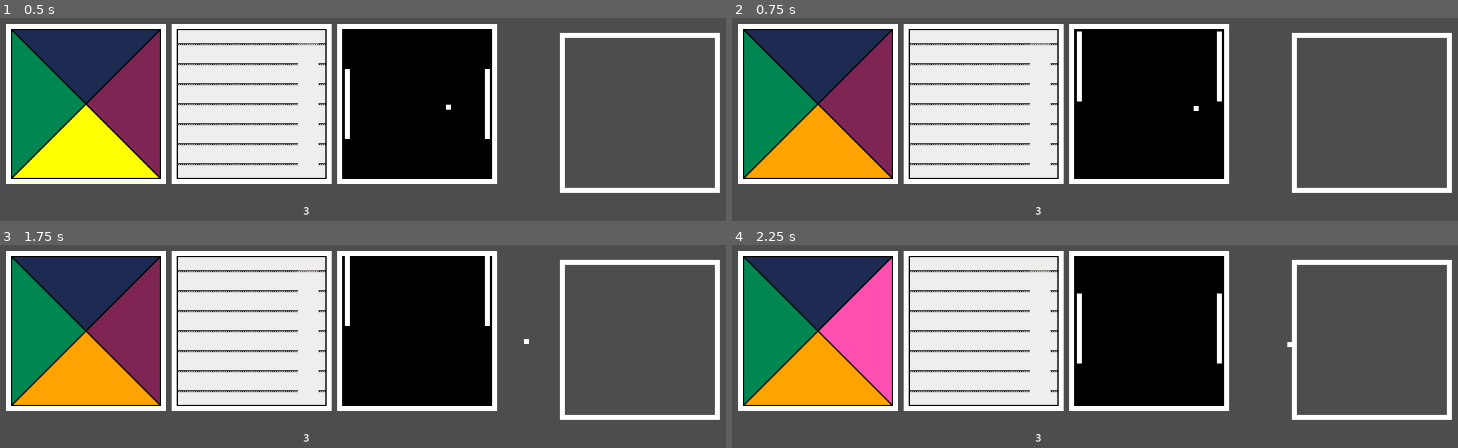
Above: before the commit, frames 1-4 (two rows, left to right).
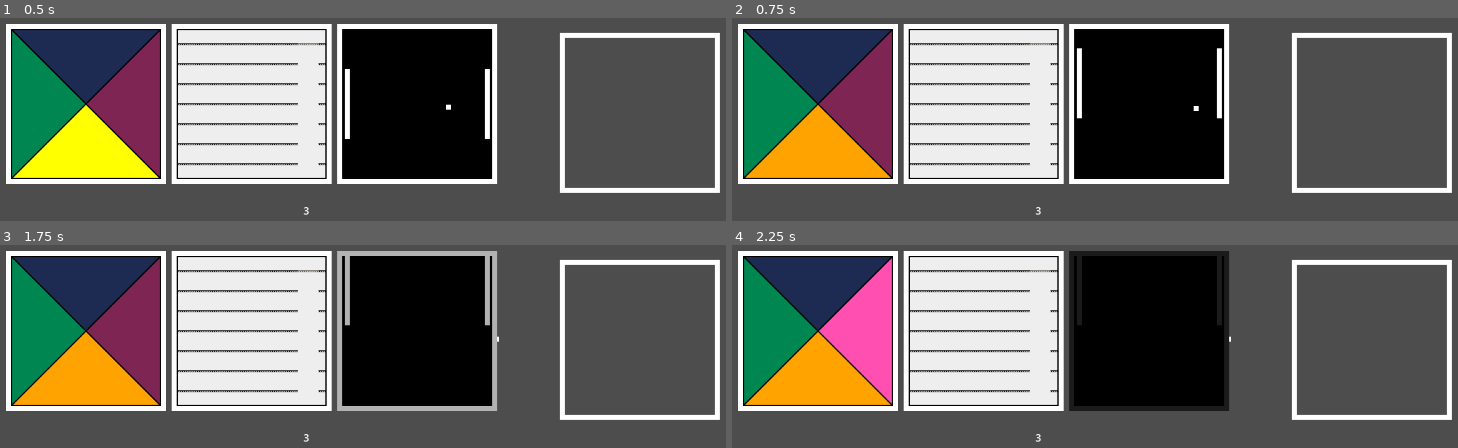
Above: after the commit, the same moments.

Repository: rikhall1515/2k24_gamejam
Game: Godot game, scene res://Nodes/Levels/game_engine.tscn
The game is run twice, just before and just after one commit, with the same random seed, the same clock (stepped at 60 frames per second) and the same inputs.
Inputs (mouse positions are in pixels of both pictures, inside the frame that each line leads up to):
- Up to frame 1 (0.5 s): no input
- Up to frame 2 (0.75 s): move the mouse to (819, 103) at 0.52 s; hold Up (Up) from 0.53 s (still down); click (819, 103) at 0.67 s
- Up to frame 3 (1.75 s): keep holding Up (Up); click (87, 330) at 1.42 s
- Up to frame 4 (2.25 s): tap Enter at 2 s; release Up (Up) at 2.03 s; hold Down (Down) from 2.03 s (still down); click (819, 330) at 2.17 s

Frame 1 is identical in both runs. In frame 2, 0.2% of the frame differs, in the area x 47-68%, y 6-50%; in frame 3, 2.6%; in frame 4, 2.8%, in the area x 46-78%, y 2-82%.

Commit message:
Added sound effects to both pong and simonsays

Diff:
--- a/Nodes/Minigames/Ball.gd
+++ b/Nodes/Minigames/Ball.gd
@@ -1,12 +1,16 @@
 extends CharacterBody2D
 
-@export var cooldownTime = 30
+@export var cooldownTime = 29
 @export var Basespeed = Vector2(100.0, 10.0)
 @export var speedMultiplier = 1
-@export var Difficulty = 1
-var maxDifficulty = 4
 
-var speed
+
+var speed: Vector2
+var paused: bool = false
+
+signal gameFail()
+signal pauseGame()
+signal resumeGame()
 
 func _ready():
 	velocity = Vector2(1, 1)
@@ -14,11 +18,17 @@
 
 func _physics_process(delta):
 
+	if(paused):
+		return
+
 	var collision = move_and_collide(velocity * speed * delta)
 	if collision:
 		velocity = velocity.bounce(collision.get_normal())
 		if (collision.get_normal().y == 0):
 			speed = randomizeY()
+			$HeavyHit.play()
+		else:
+			$LightHit.play()
 		print(collision.get_normal())
 
 
@@ -31,5 +41,27 @@
 func _on_death_border_body_entered(body):
 	print(body.name)
 	if (body.name == name):
-		print("deth")
-	pass # Replace with function body.
+		paused = true
+		gameFail.emit()
+		pauseGame.emit()
+		$"../CooldownTime".start()
+		$"../../Cover/AnimationPlayer".play("Hide")
+
+
+func _on_pong_changed_values(speedChange, _difficultyChange, _timerLength, cooldownLength):
+	cooldownTime = cooldownLength
+	$"../CooldownTime".wait_time = cooldownTime
+	speed *= speedChange
+
+
+
+func _on_cooldown_time_timeout():
+	position = Vector2(0, 0)
+	$"../Padddles".position.y = 0
+	$"../../Cover/AnimationPlayer".play("Reveal")
+	$"../CoverRevealTime".start()
+
+
+func _on_cover_reveal_time_timeout():
+	paused = false
+	resumeGame.emit()
--- a/Nodes/Minigames/Padddles.gd
+++ b/Nodes/Minigames/Padddles.gd
@@ -1,15 +1,32 @@
 extends CharacterBody2D
 
+@export var difficulty = 1
+var maxDifficulty = 4
+var paused: bool = false
 
-const SPEED = 300.0
+const SPEED = 10000.0
 
 func _physics_process(delta):
-	# Get the input direction and handle the movement/deceleration.
-	# As good practice, you should replace UI actions with custom gameplay actions.
+	if (paused):
+		return
+
 	var direction = Input.get_axis("Up", "Down")
 	if direction:
-		velocity.y = direction * SPEED
+		velocity.y = direction * SPEED * delta
 	else:
-		velocity.y = move_toward(velocity.y, 0, SPEED)
+		velocity.y = 0
 
 	move_and_slide()
+
+
+func _on_pong_changed_values(_speedChange, difficultyChange, _timerLength, _cooldownLength):
+	difficulty = difficultyChange
+
+
+
+func _on_ball_pause_game():
+	paused = true
+
+
+func _on_ball_resume_game():
+	paused = false
--- /dev/null
+++ b/Nodes/Minigames/Pong.gd
@@ -0,0 +1,5 @@
+extends Node2D
+
+
+func _on_pong_changed_values(_speedChange, _difficultyChange, _timerLength, _cooldownLength):
+	pass # Replace with function body.
--- a/Nodes/Minigames/pong.tscn
+++ b/Nodes/Minigames/pong.tscn
@@ -1,11 +1,14 @@
-[gd_scene load_steps=11 format=3 uid="uid://0dy000pekki6"]
+[gd_scene load_steps=14 format=3 uid="uid://0dy000pekki6"]
 
 [ext_resource type="PackedScene" uid="uid://bwhr7r1m5b7cq" path="res://Nodes/Minigames/base_node.tscn" id="1_qe5xa"]
+[ext_resource type="Script" path="res://Nodes/Minigames/Pong.gd" id="2_hmfiv"]
 [ext_resource type="Texture2D" uid="uid://ooat7kwywlur" path="res://Resource/Sprites/Pong/Background.png" id="2_sbeyg"]
 [ext_resource type="Script" path="res://Nodes/Minigames/Padddles.gd" id="3_0syq8"]
 [ext_resource type="Texture2D" uid="uid://bty6dgbe5tc15" path="res://Resource/Sprites/Pong/PaddleLong.png" id="4_qjl2s"]
 [ext_resource type="Texture2D" uid="uid://bobbe0yv7dsgy" path="res://Resource/Sprites/Pong/Ball.png" id="5_2atst"]
 [ext_resource type="Script" path="res://Nodes/Minigames/Ball.gd" id="5_g2in4"]
+[ext_resource type="AudioStream" uid="uid://b7p8y11p15ktu" path="res://Resource/Audio/Sound Effects/Pong/HeavyHit.wav" id="8_6pwn7"]
+[ext_resource type="AudioStream" uid="uid://smcandet0hlb" path="res://Resource/Audio/Sound Effects/Pong/LightHit.wav" id="8_qpruw"]
 
 [sub_resource type="RectangleShape2D" id="RectangleShape2D_1v06c"]
 size = Vector2(8, 112)
@@ -22,6 +25,7 @@
 [node name="Pong" instance=ExtResource("1_qe5xa")]
 
 [node name="Pong" type="Node2D" parent="." index="0"]
+script = ExtResource("2_hmfiv")
 
 [node name="Background" type="Sprite2D" parent="Pong" index="0"]
 texture = ExtResource("2_sbeyg")
@@ -46,10 +50,16 @@
 [node name="Ball" type="CharacterBody2D" parent="Pong" index="2"]
 script = ExtResource("5_g2in4")
 
-[node name="BallSprite" type="Sprite2D" parent="Pong/Ball" index="0"]
+[node name="HeavyHit" type="AudioStreamPlayer2D" parent="Pong/Ball" index="0"]
+stream = ExtResource("8_6pwn7")
+
+[node name="LightHit" type="AudioStreamPlayer2D" parent="Pong/Ball" index="1"]
+stream = ExtResource("8_qpruw")
+
+[node name="BallSprite" type="Sprite2D" parent="Pong/Ball" index="2"]
 texture = ExtResource("5_2atst")
 
-[node name="CollisionShape2D" type="CollisionShape2D" parent="Pong/Ball" index="1"]
+[node name="CollisionShape2D" type="CollisionShape2D" parent="Pong/Ball" index="3"]
 shape = SubResource("RectangleShape2D_7ac0b")
 
 [node name="Borders" type="StaticBody2D" parent="Pong" index="3"]
@@ -72,4 +82,17 @@
 position = Vector2(130, 0)
 shape = SubResource("RectangleShape2D_qkgto")
 
+[node name="CooldownTime" type="Timer" parent="Pong" index="5"]
+wait_time = 30.0
+one_shot = true
+
+[node name="CoverRevealTime" type="Timer" parent="Pong" index="6"]
+one_shot = true
+
+[connection signal="changedValues" from="." to="Pong/Padddles" method="_on_pong_changed_values"]
+[connection signal="changedValues" from="." to="Pong/Ball" method="_on_pong_changed_values"]
+[connection signal="pauseGame" from="Pong/Ball" to="Pong/Padddles" method="_on_ball_pause_game"]
+[connection signal="resumeGame" from="Pong/Ball" to="Pong/Padddles" method="_on_ball_resume_game"]
 [connection signal="body_entered" from="Pong/DeathBorder" to="Pong/Ball" method="_on_death_border_body_entered"]
+[connection signal="timeout" from="Pong/CooldownTime" to="Pong/Ball" method="_on_cooldown_time_timeout"]
+[connection signal="timeout" from="Pong/CoverRevealTime" to="Pong/Ball" method="_on_cover_reveal_time_timeout"]
--- a/Nodes/Minigames/simon_says.gd
+++ b/Nodes/Minigames/simon_says.gd
@@ -45,12 +45,16 @@
 	match sequence[currentDisplay]:
 		Dir.UP:
 			$UpLight/AnimationPlayer.play("BlinkIdle")
+			$UpLight/Tone1.play()
 		Dir.LEFT:
 			$LeftLight/AnimationPlayer.play("BlinkIdle")
+			$RightLight/Tone2.play()
 		Dir.DOWN:
 			$DownLight/AnimationPlayer.play("BlinkIdle")
+			$DownLight/Tone3.play()
 		Dir.RIGHT:
 			$RightLight/AnimationPlayer.play("BlinkIdle")
+			$LeftLight/Tone4.play()
 		_:
 			print("ERROR, Invalid Simon Button")
 	currentDisplay += 1
@@ -63,12 +67,16 @@
 			match location:
 				Dir.UP:
 					$UpLight/AnimationPlayer.play("BlinkPressed")
+					$UpLight/Tone1.play()
 				Dir.LEFT:
 					$LeftLight/AnimationPlayer.play("BlinkPressed")
+					$RightLight/Tone2.play()
 				Dir.DOWN:
 					$DownLight/AnimationPlayer.play("BlinkPressed")
+					$DownLight/Tone3.play()
 				Dir.RIGHT:
 					$RightLight/AnimationPlayer.play("BlinkPressed")
+					$LeftLight/Tone4.play()
 				_:
 					print("ERROR, Invalid Simon Button")
 			if location == sequence[currentGuess]:
--- a/Nodes/Minigames/simon_says.tscn
+++ b/Nodes/Minigames/simon_says.tscn
@@ -1,11 +1,15 @@
-[gd_scene load_steps=14 format=3 uid="uid://c0pof6ud7fgg"]
+[gd_scene load_steps=18 format=3 uid="uid://c0pof6ud7fgg"]
 
 [ext_resource type="Texture2D" uid="uid://cef8o21udfh0s" path="res://Resource/Sprites/Minigame border.png" id="1_1ko8e"]
 [ext_resource type="Script" path="res://Nodes/Minigames/BaseNode.gd" id="1_u0gq8"]
 [ext_resource type="Script" path="res://Nodes/Minigames/simon_says.gd" id="1_ysp3q"]
 [ext_resource type="Texture2D" uid="uid://cgu60b81e4nhs" path="res://Resource/Sprites/SimonSays/Minigame SimonSays.png" id="4_pp3f2"]
 [ext_resource type="Texture2D" uid="uid://cvni81wuh3q10" path="res://Resource/Sprites/SimonSays/Minigame SimonSaysTriangle.png" id="5_uai1c"]
+[ext_resource type="AudioStream" uid="uid://b3yfdimygtski" path="res://Resource/Audio/Sound Effects/SimonSays/tone1.wav" id="6_cqnuj"]
 [ext_resource type="Texture2D" uid="uid://bfe2juslc1cey" path="res://Resource/Sprites/SimonSays/Minigame Cover.png" id="6_ehdxx"]
+[ext_resource type="AudioStream" uid="uid://co2oipb1raad6" path="res://Resource/Audio/Sound Effects/SimonSays/tone2.wav" id="7_lp3rr"]
+[ext_resource type="AudioStream" uid="uid://x1vpiwibpi5d" path="res://Resource/Audio/Sound Effects/SimonSays/tone3.wav" id="8_1lcdw"]
+[ext_resource type="AudioStream" uid="uid://xq2bmebta6vj" path="res://Resource/Audio/Sound Effects/SimonSays/tone4.wav" id="9_jwjs4"]
 
 [sub_resource type="RectangleShape2D" id="RectangleShape2D_au75f"]
 size = Vector2(256, 256)
@@ -141,6 +145,9 @@
 "": SubResource("AnimationLibrary_qe65t")
 }
 
+[node name="Tone1" type="AudioStreamPlayer2D" parent="SimonSays/UpLight"]
+stream = ExtResource("6_cqnuj")
+
 [node name="RightLight" type="PointLight2D" parent="SimonSays"]
 rotation = 1.5708
 energy = 0.0
@@ -151,6 +158,9 @@
 "": SubResource("AnimationLibrary_qe65t")
 }
 
+[node name="Tone2" type="AudioStreamPlayer2D" parent="SimonSays/RightLight"]
+stream = ExtResource("7_lp3rr")
+
 [node name="DownLight" type="PointLight2D" parent="SimonSays"]
 rotation = 3.14159
 energy = 0.0
@@ -161,6 +171,9 @@
 "": SubResource("AnimationLibrary_qe65t")
 }
 
+[node name="Tone3" type="AudioStreamPlayer2D" parent="SimonSays/DownLight"]
+stream = ExtResource("8_1lcdw")
+
 [node name="LeftLight" type="PointLight2D" parent="SimonSays"]
 rotation = -1.5708
 energy = 0.0
@@ -170,6 +183,9 @@
 libraries = {
 "": SubResource("AnimationLibrary_qe65t")
 }
+
+[node name="Tone4" type="AudioStreamPlayer2D" parent="SimonSays/LeftLight"]
+stream = ExtResource("9_jwjs4")
 
 [node name="Timout" type="Timer" parent="SimonSays"]
 wait_time = 30.0
Not shown, added: Resource/Audio/Sound Effects/Menuing/Swipe.wav.import
Not shown, added: Resource/Audio/Sound Effects/Menuing/SwipeUndo.wav.import
Not shown, added: Resource/Audio/Sound Effects/Pong/HeavyHit.wav.import
Not shown, added: Resource/Audio/Sound Effects/Pong/LightHit.wav.import
Not shown, added: Resource/Audio/Sound Effects/SimonSays/tone1.wav.import
Not shown, added: Resource/Audio/Sound Effects/SimonSays/tone2.wav.import
Not shown, added: Resource/Audio/Sound Effects/SimonSays/tone3.wav.import
Not shown, added: Resource/Audio/Sound Effects/SimonSays/tone4.wav.import
Not shown, added: Resource/Audio/Sound Effects/Menuing/Swipe.wav
Not shown, added: Resource/Audio/Sound Effects/Menuing/SwipeUndo.wav
Not shown, added: Resource/Audio/Sound Effects/Pong/HeavyHit.wav
Not shown, added: Resource/Audio/Sound Effects/Pong/LightHit.wav
(and 4 more such lines)
